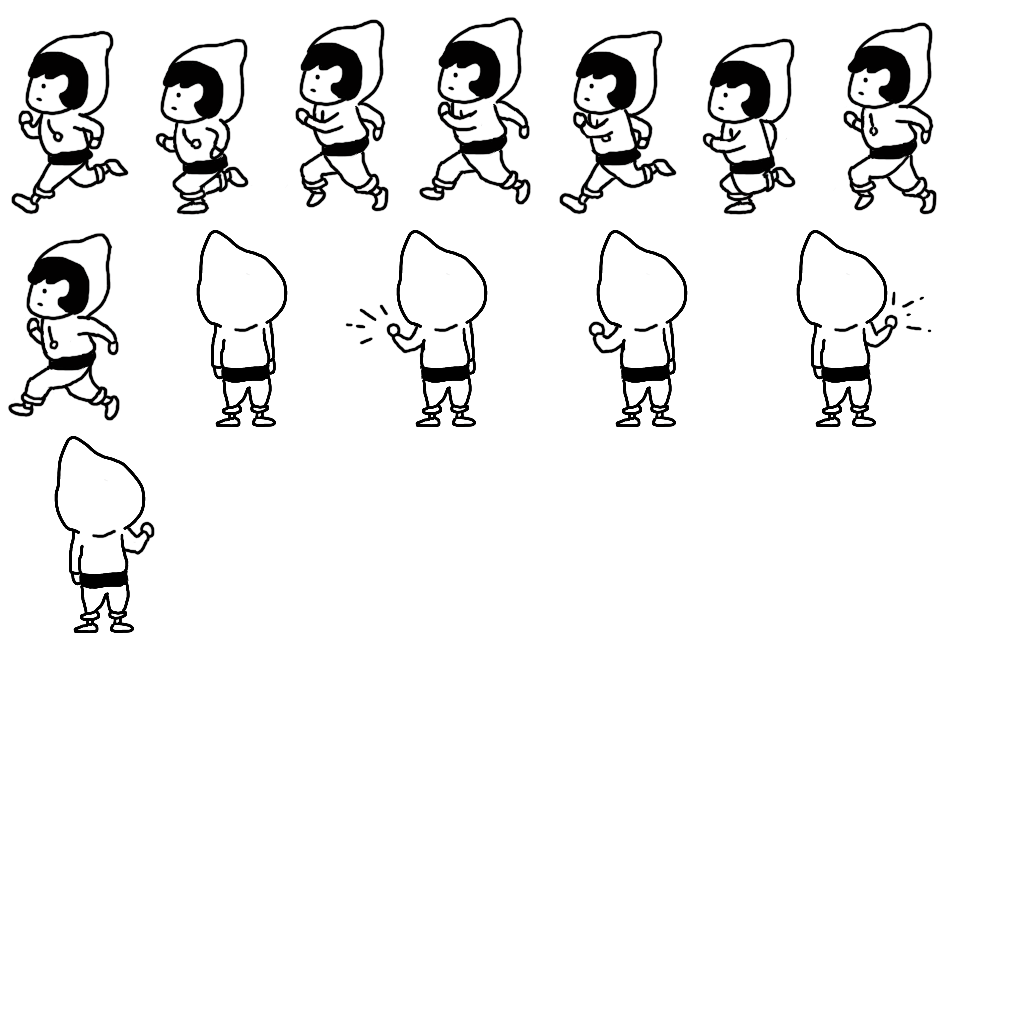
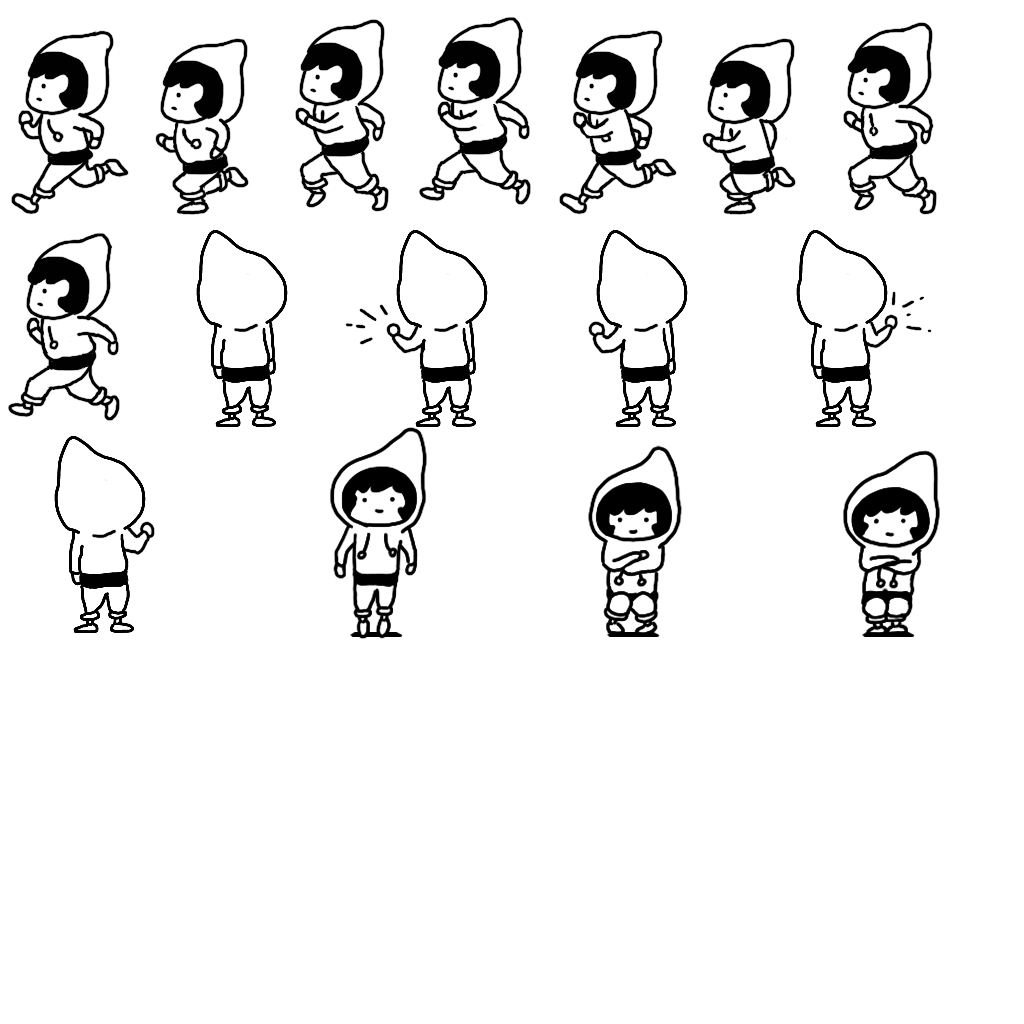
Two versions of the same layered image (1024×1024). Layer-by-layer changes:
added group "座る_現在ちょい拡大" with 10 layers above "レイヤー 130" over [330, 427, 940, 639]
added group "3" (4th of 10, in "座る_現在ちょい拡大") with 3 layers in group "座る_現在ちょい拡大" over [843, 450, 940, 636]
added layer "3" (5th of 10, in "座る_現在ちょい拡大" › "3") in group "3" over [843, 450, 940, 636]
added layer "レイヤー 132" (2nd of 2, in "座る_現在ちょい拡大" › "3") in group "3" over [863, 587, 912, 605]
added layer "3" (6th of 10, in "座る_現在ちょい拡大" › "3") in group "3" over [843, 450, 940, 636]
added group "2" (4th of 11, in "座る_現在ちょい拡大") with 2 layers in group "座る_現在ちょい拡大" over [588, 445, 682, 637]
added layer "2" (5th of 11, in "座る_現在ちょい拡大" › "2") in group "2" over [588, 445, 682, 637]
added layer "2" (6th of 11, in "座る_現在ちょい拡大" › "2") in group "2" over [588, 445, 682, 637]
added group "1" (4th of 10, in "座る_現在ちょい拡大") with 2 layers in group "座る_現在ちょい拡大" over [330, 427, 427, 639]
added layer "1" (5th of 10, in "座る_現在ちょい拡大" › "1") in group "1" over [330, 427, 427, 639]
added layer "1" (6th of 10, in "座る_現在ちょい拡大" › "1") in group "1" over [330, 427, 427, 639]
added layer "レイヤー 130" (1st of 5) above "レイヤー 130" over [350, 632, 403, 637]
added layer "レイヤー 130" (2nd of 5) above "レイヤー 130" over [607, 632, 660, 637]
added layer "レイヤー 130" (3rd of 5) above "座る＿未来" over [862, 632, 915, 637]
